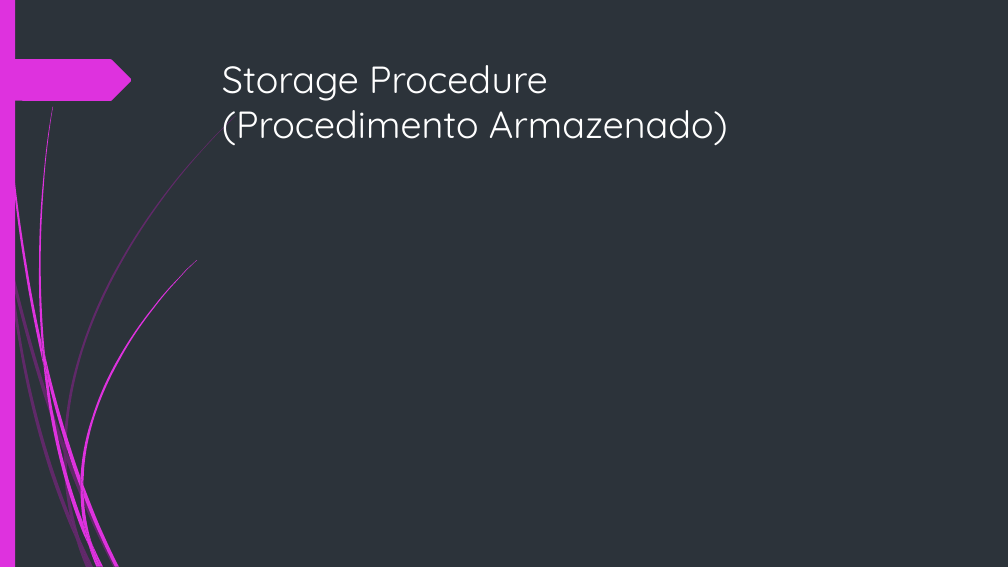
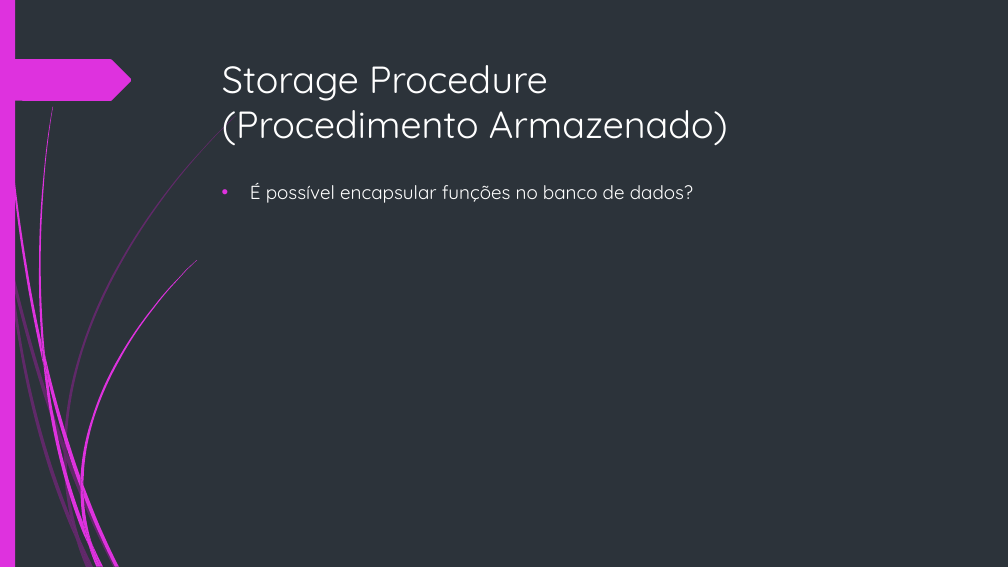
Before and after one commit to MarxSteell/ApStorageProc, a slide deck: slide 2 of Slide.pptx. Drawn at 1008x567 pixels with LibreOffice and Linux fonts; fonts in the diff are those of the drawing. Boxes give left, top, right and bottom in pixels: in the first picture for what was removed or moved away, otherwise in the second. Text is boxed around its words. In the diff, an @@ line names an element or a change of style, - is before the commit and + after.

Commit message:
Alterações no slide e no código de Procedure

```diff
--- a/Slide.pptx
+++ b/Slide.pptx
@@ text added at bbox=[250, 183, 693, 203], 18 pt, text #FFFFFF @@
+• É possível encapsular funções no banco de dados?
```
Also in this commit, not shown: 1 other slide changed, 1 other file.
